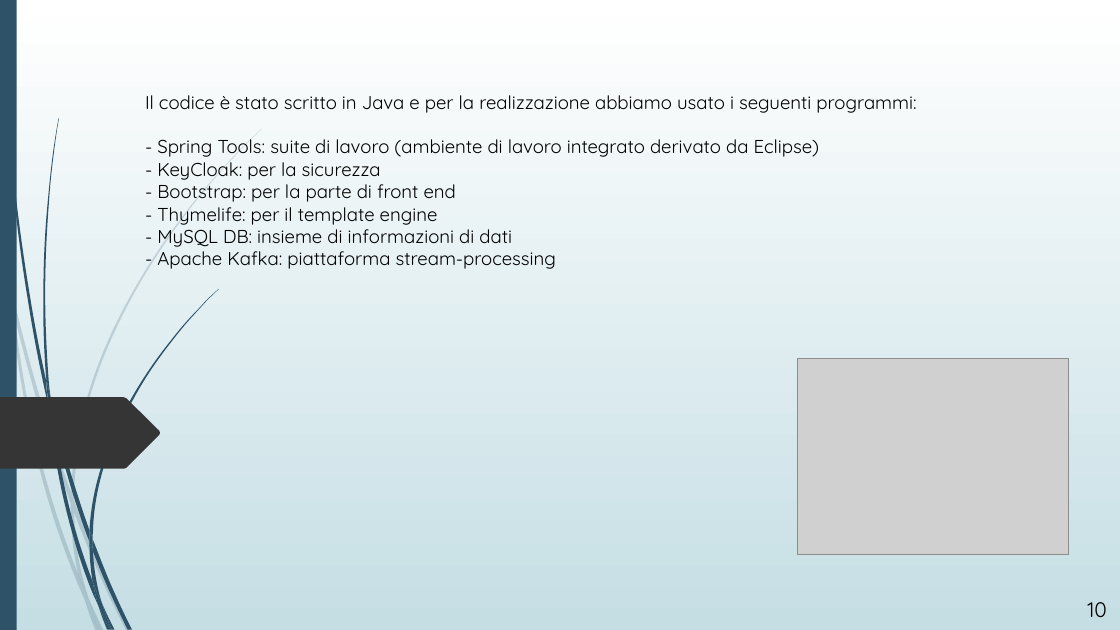
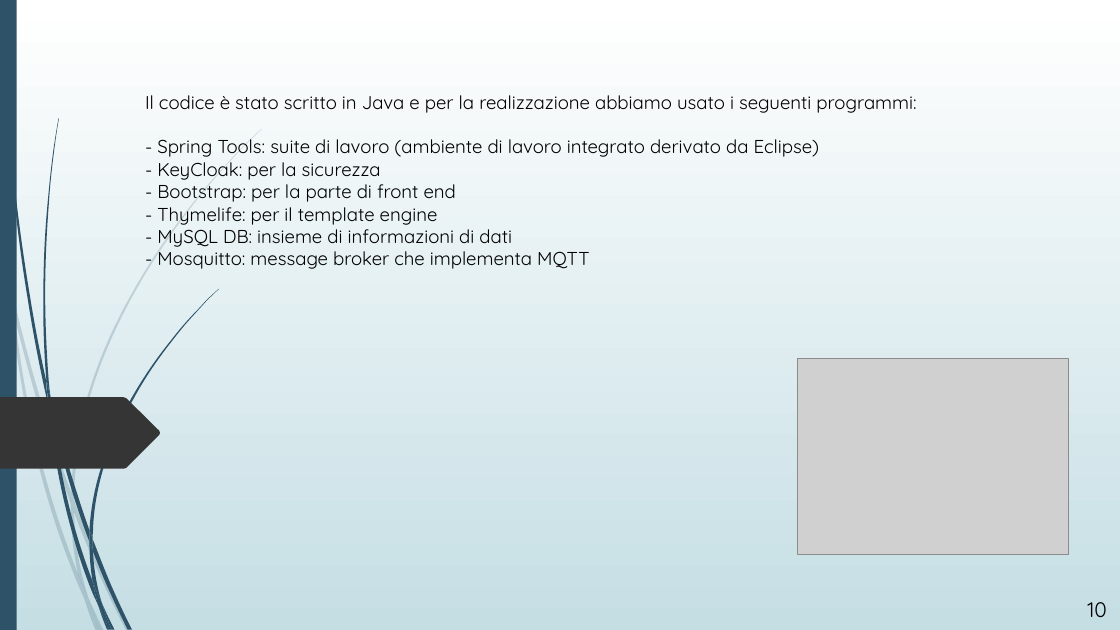
Before and after one commit to MatteoMa/MyAcquarium, a slide deck: slide 10 of presentazione applicazione.pptx. Drawn at 1120x630 pixels with LibreOffice and Linux fonts; fonts in the diff are those of the drawing; grey boxes stand for pictures. Boxes give left, top, right and bottom in pixels: in the first picture for what was removed or moved away, otherwise in the second. Text is boxed around its words. In the diff, an @@ line names an element or a change of style, - is before the commit and + after.

```diff
--- a/presentazione applicazione.pptx
+++ b/presentazione applicazione.pptx
@@ text at (157,246,589,269): text changed @@
-- Apache Kafka: piattaforma stream-processing
+- Mosquitto: message broker che implementa MQTT
```
Also in this commit, not shown: 2 slides added, 1 slide removed.
